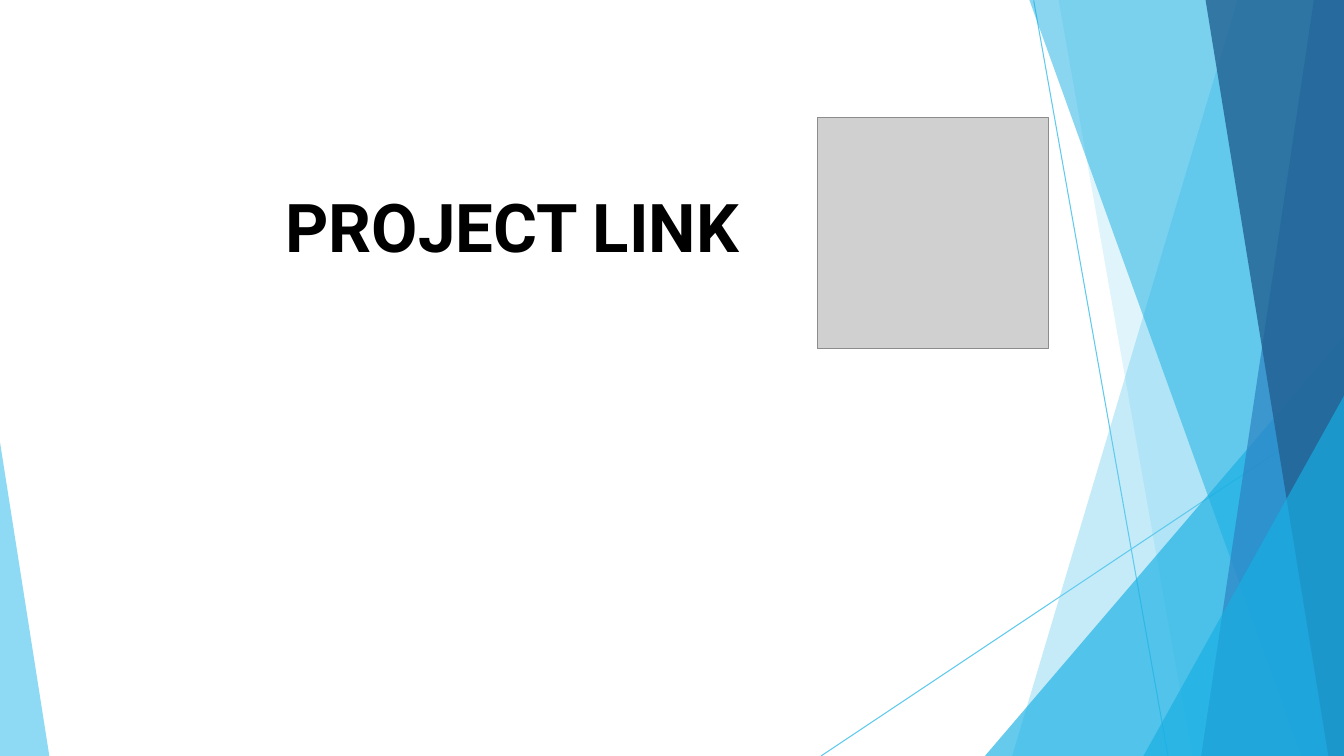
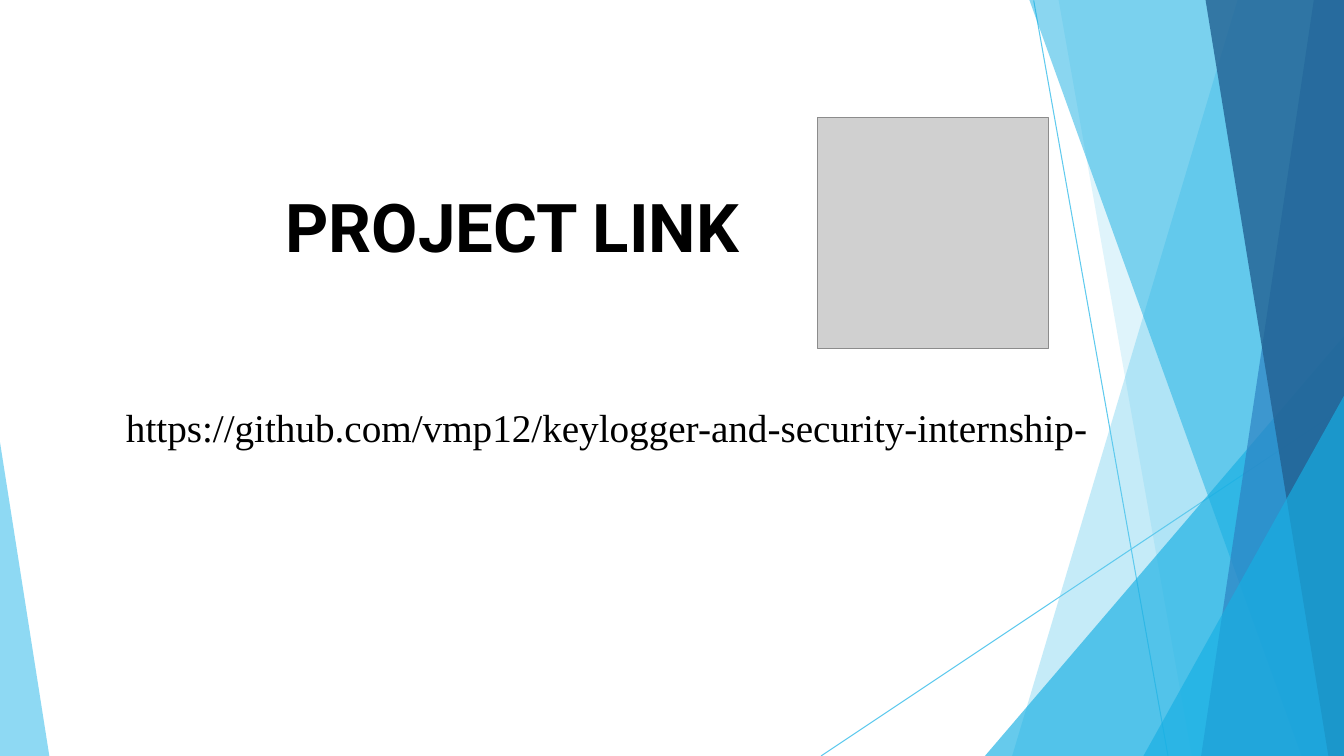
Before and after one commit to vmp12/keylogger-and-security-internship-, a slide deck: slide 12 of APSSDC FINAL PROJECT PPT.pptm. Drawn at 1344x756 pixels with LibreOffice and Linux fonts; fonts in the diff are those of the drawing; grey boxes stand for pictures. Boxes give left, top, right and bottom in pixels: in the first picture for what was removed or moved away, otherwise in the second. Text is boxed around its words. In the diff, an @@ line names an element or a change of style, - is before the commit and + after.

```diff
--- a/APSSDC FINAL PROJECT PPT.pptm
+++ b/APSSDC FINAL PROJECT PPT.pptm
@@ subtitle added at (x1=126, y1=414, x2=1087, y2=449), 28 pt, text #000000 @@
+https://github.com/vmp12/keylogger-and-security-internship-
```
